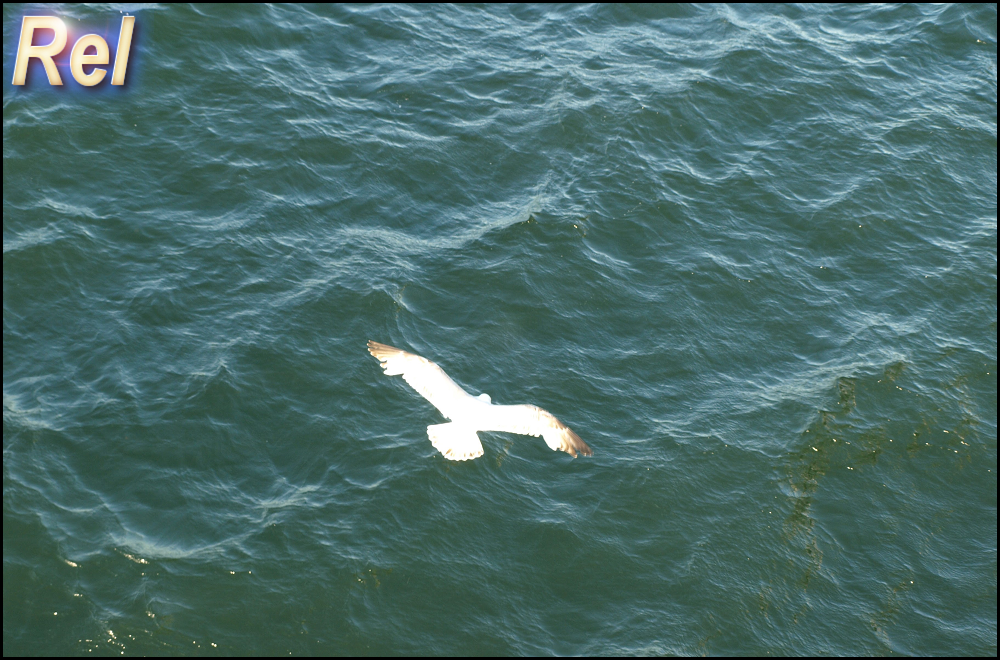
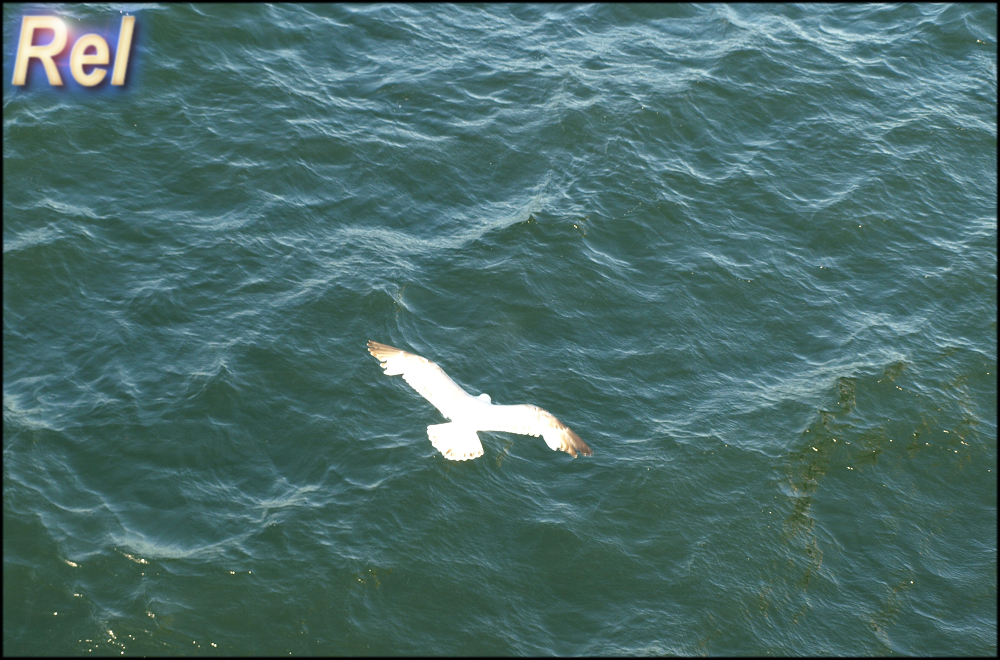
Layer changes from the first 1000px x 660px image to the second:
painted on "Clipboard" over [1, 1, 999, 659]
